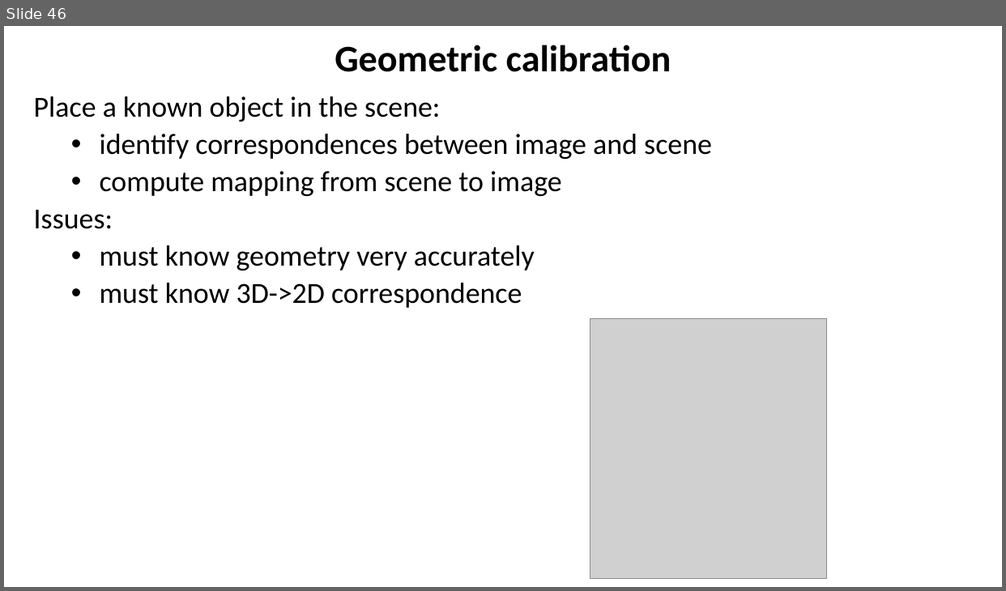
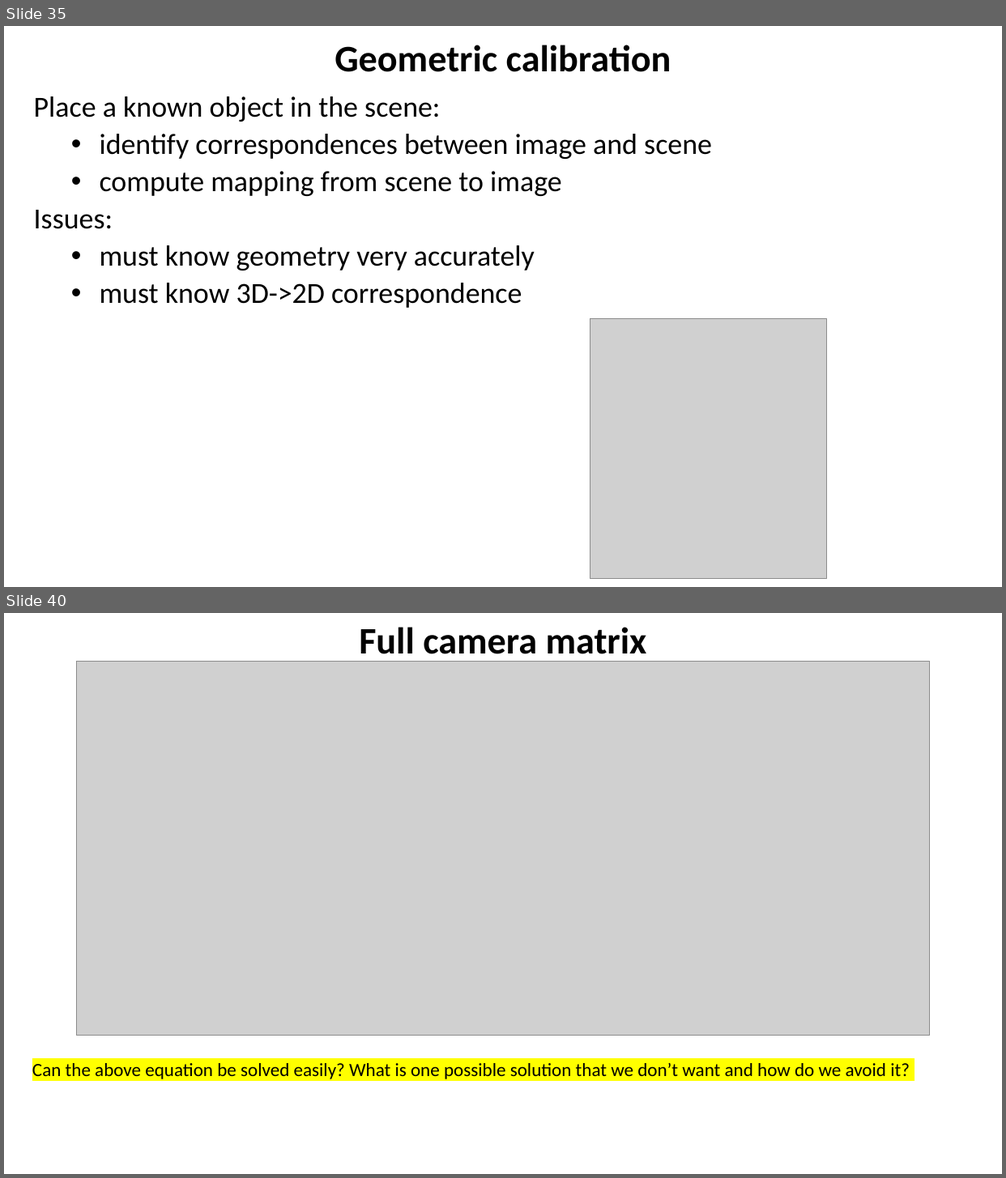
Before and after one commit to YoniChechik/AI_is_Math, a slide deck: c_07_camera_calibration/camera_calibration.pptx. Shown one above the other, each under a label of ours: slide 46 before the commit, slides 35 and 40 after it; the slides between them are not shown. The pictures are 1006x591 and 1006x1178 pixels, drawn with LibreOffice and Linux fonts; fonts in the diff are those of the drawing; grey boxes stand for pictures. Boxes give left, top, right and bottom in pixels: in the first picture for what was removed or moved away, otherwise in the second. Text is boxed around its words. In the diff, an @@ line names an element or a change of style, - is before the commit and + after.

```diff
--- a/c_07_camera_calibration/camera_calibration.pptx
+++ b/c_07_camera_calibration/camera_calibration.pptx
@@ slide 40 added at box(4, 613, 1002, 1174), background #FFFFFF @@
@@ text added at box(359, 627, 647, 663), 36 pt, text #000000, bold @@
+Full camera matrix
@@ picture added at box(77, 662, 930, 1036) @@
@@ text added at box(32, 1063, 910, 1080), 18 pt, text #000000 @@
+Can the above equation be solved easily? What is one possible solution that we don’t want and how do we avoid it?
@@ what was slide 46 is now slide 35 @@
```
Also in this commit, not shown: 8 slides changed, 7 other slides added, 6 slides removed, 6 other files.
